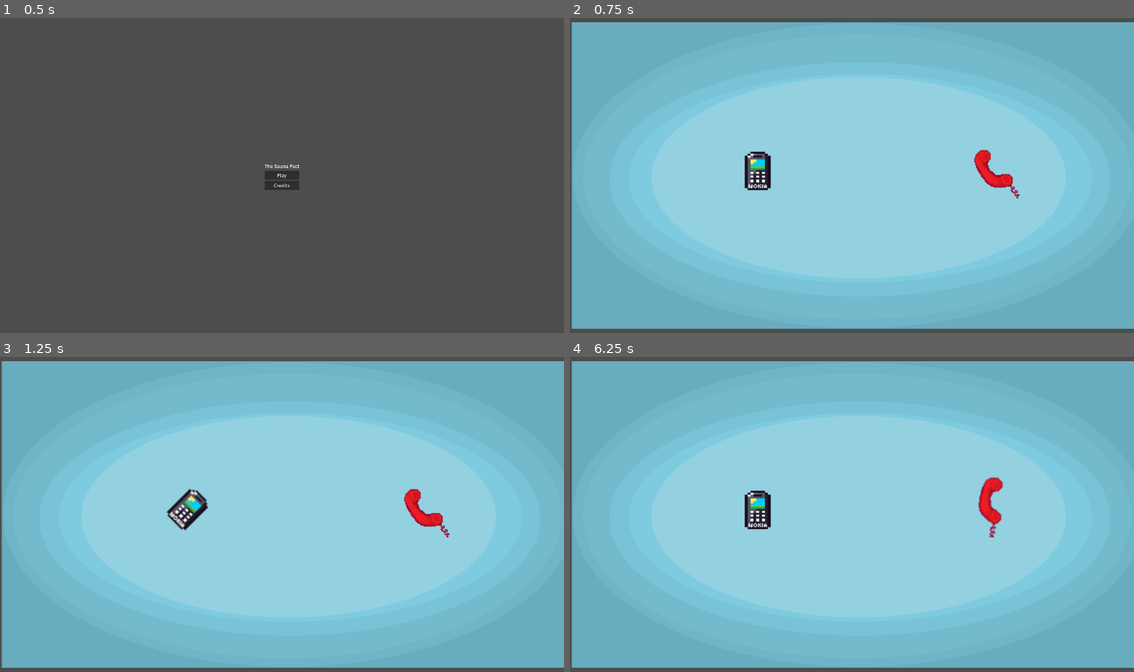
Above: before the commit, frames 1-4 (two rows, left to right).
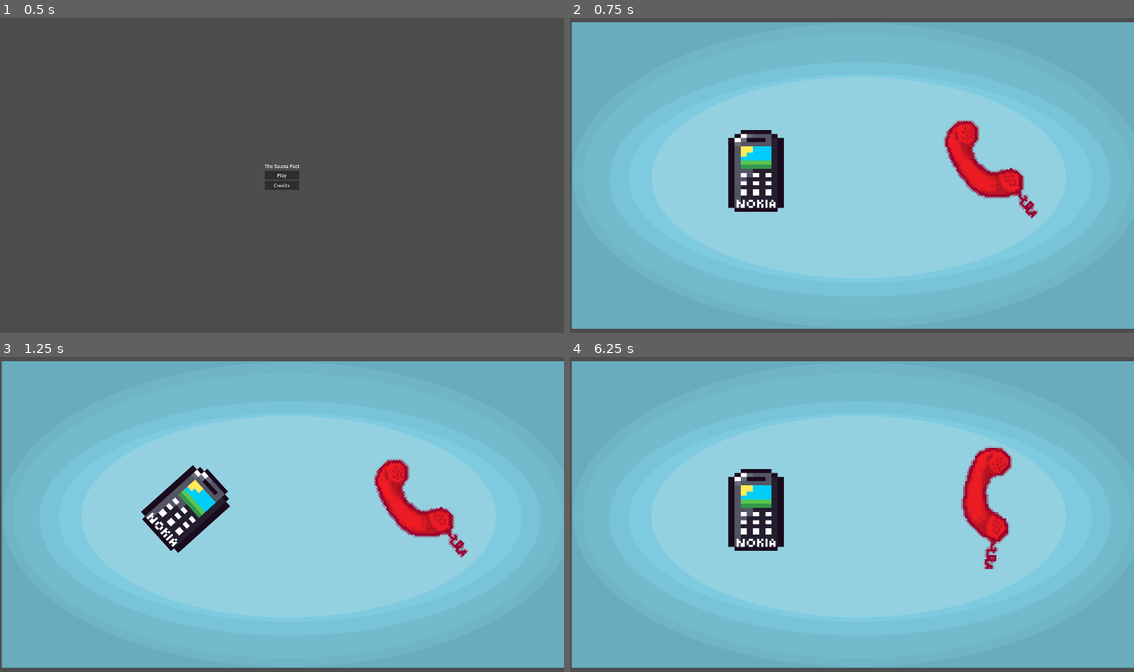
Above: after the commit, the same moments.

Repository: Orozon64/The-Sauna-Pact
Game: Godot game, scene res://scenes/main_menu.tscn
Two runs of this game, one before a commit and one after it. Both use one fixed random seed, a clock stepped at 60 frames per second and the inputs below.
Inputs:
- Up to frame 1 (0.5 s): no input
- Up to frame 2 (0.75 s): click "Play" at 0.5 s
- Up to frame 3 (1.25 s): no input
- Up to frame 4 (6.25 s): tap Enter (advance_dialogue) at 1.25, 2.85, 5 s; hold D (move_right) 1.28-2.03 s; tap E (item_interact) at 1.35, 2.3, 3.6, 5.1 s; tap Space at 1.52, 2, 2.27, 3.77, 4.52, 5.27, 5.75 s; tap F (item_interact_secondary, bound only after the commit) at 1.55, 2.1, 3.05, 4.35, 5.85 s; hold S (move_down) 2.03-2.78 s; hold D (move_right) 2.78-3.53 s; hold W (move_up) 3.53-4.28 s; hold A (move_left) 4.28-5.78 s; hold S (move_down) from 5.78 s (still down)

Frame 1 is identical in both runs. In frame 2, 4.2% of the frame differs, in the area x 28-84%, y 32-64%; in frame 3, 4.3%; in frame 4, 4.3%, in the area x 28-79%, y 28-68%.

Commit message:
made ending show after entering w/ both characters

Diff:
--- a/project.godot
+++ b/project.godot
@@ -77,6 +77,11 @@
 "events": [Object(InputEventKey,"resource_local_to_scene":false,"resource_name":"","device":0,"window_id":0,"alt_presse …(194 unchanged characters)…
 ]
 }
+item_interact_secondary={
+"deadzone": 0.2,
+"events": [Object(InputEventKey,"resource_local_to_scene":false,"resource_name":"","device":-1,"window_id":0,"alt_pressed":false,"shift_pressed":false,"ctrl_pressed":false,"meta_pressed":false,"pressed":false,"keycode":0,"physical_keycode":70,"key_label":0,"unicode":102,"location":0,"echo":false,"script":null)
+]
+}
 
 [layer_names]
 
--- a/scenes/casino_minigame.tscn
+++ b/scenes/casino_minigame.tscn
@@ -429,8 +429,8 @@
 
 [node name="HBoxContainer" type="HBoxContainer" parent="." unique_id=1859035571]
 layout_mode = 0
-offset_left = 960.0
-offset_right = 1152.0
+offset_left = 1723.0
+offset_right = 1915.0
 offset_bottom = 44.0
 
 [node name="TextureRect" type="TextureRect" parent="HBoxContainer" unique_id=1597697860]
--- a/scenes/finnish_map.tscn
+++ b/scenes/finnish_map.tscn
@@ -968,7 +968,21 @@
 [node name="BuildingSoundPlayer" type="AudioStreamPlayer2D" parent="." unique_id=690616198]
 stream = ExtResource("14_odkrj")
 
+[node name="Sauna" type="Area2D" parent="." unique_id=1002446500]
+visible = false
+position = Vector2(92, 826.99994)
+scale = Vector2(1.5215461, 1.5215461)
+
+[node name="SaunaSprite" type="Sprite2D" parent="Sauna" unique_id=1725709657]
+texture = ExtResource("12_odkrj")
+
+[node name="CollisionShape2D" type="CollisionShape2D" parent="Sauna" unique_id=153577862]
+scale = Vector2(1.0358453, 1.0104598)
+shape = SubResource("RectangleShape2D_xh0mk")
+disabled = true
+
 [node name="FirstLineDialogueWindow" parent="." unique_id=1013493677 instance=ExtResource("15_ykeo4")]
+visible = false
 offset_left = 104.0
 offset_top = 822.00006
 offset_right = 104.0
@@ -977,6 +991,7 @@
 scene_id = 3
 
 [node name="SecondLineDialogueWindow" parent="." unique_id=17191787 instance=ExtResource("15_ykeo4")]
+visible = false
 offset_left = 104.0
 offset_top = 822.0
 offset_right = 104.0
@@ -984,19 +999,6 @@
 scale = Vector2(0.225, 0.225)
 scene_id = 4
 
-[node name="Sauna" type="Area2D" parent="." unique_id=1002446500]
-visible = false
-position = Vector2(91.99997, 802)
-scale = Vector2(1.5215461, 1.5215461)
-
-[node name="SaunaSprite" type="Sprite2D" parent="Sauna" unique_id=1725709657]
-texture = ExtResource("12_odkrj")
-
-[node name="CollisionShape2D" type="CollisionShape2D" parent="Sauna" unique_id=153577862]
-scale = Vector2(1.0358453, 1.0104598)
-shape = SubResource("RectangleShape2D_xh0mk")
-disabled = true
-
 [node name="BGMusicPlayer" type="AudioStreamPlayer" parent="." unique_id=1277736680]
 stream = ExtResource("14_7qru2")
 autoplay = true
--- a/scenes/intro_scene.tscn
+++ b/scenes/intro_scene.tscn
@@ -1,22 +1,22 @@
 [gd_scene format=3 uid="uid://dy07kj4gdjrs0"]
 
 [ext_resource type="Script" uid="uid://c870svib6gnu3" path="res://scripts/intro_scene.gd" id="1_jkhwn"]
-[ext_resource type="Texture2D" uid="uid://bkc4tp8b07cto" path="res://images/sprites/PolskiPhone.png" id="2_0y5sa"]
-[ext_resource type="Texture2D" uid="uid://bk8ievc0l2eo3" path="res://images/sprites/PolskiPhoneCall.png" id="3_0f06d"]
-[ext_resource type="Texture2D" uid="uid://k7ptyfc5jhw8" path="res://images/sprites/FinFinPhone.png" id="3_gsw8x"]
+[ext_resource type="Texture2D" uid="uid://dbckevd0y46uq" path="res://images/sprites/TelefonPolakWiekszyBase.png" id="3_01j2m"]
+[ext_resource type="Texture2D" uid="uid://bm4y0w3dt5dm0" path="res://images/sprites/TelefonPolakWiekszy.png" id="3_8wqor"]
 [ext_resource type="AudioStream" uid="uid://8hhdrmd2mcd8" path="res://Sound Effects/NokiaCalling.mp3" id="4_jkhwn"]
-[ext_resource type="Texture2D" uid="uid://bx4uj47lkd8lc" path="res://images/sprites/FinFinPhoneCalling.png" id="5_01j2m"]
+[ext_resource type="Texture2D" uid="uid://bbt8un27g7aar" path="res://images/sprites/TelefonFinFin.png" id="5_0f06d"]
 [ext_resource type="AudioStream" uid="uid://uq2x6535k7fy" path="res://Sound Effects/PhoneCalling.mp3" id="5_tij55"]
+[ext_resource type="Texture2D" uid="uid://bye5sfdrvb6yc" path="res://images/sprites/TelefonFinFinObrocony.png" id="6_f164h"]
 [ext_resource type="Texture2D" uid="uid://ceuxdsv4l1ih4" path="res://images/sprites/TloDoGadania.png" id="8_01j2m"]
 
 [sub_resource type="SpriteFrames" id="SpriteFrames_gsw8x"]
 animations = [{
 "frames": [{
 "duration": 1.0,
-"texture": ExtResource("2_0y5sa")
+"texture": ExtResource("3_01j2m")
 }, {
 "duration": 1.0,
-"texture": ExtResource("3_0f06d")
+"texture": ExtResource("3_8wqor")
 }],
 "loop": true,
 "name": &"Ring",
@@ -27,10 +27,10 @@
 animations = [{
 "frames": [{
 "duration": 1.0,
-"texture": ExtResource("3_gsw8x")
+"texture": ExtResource("5_0f06d")
 }, {
 "duration": 1.0,
-"texture": ExtResource("5_01j2m")
+"texture": ExtResource("6_f164h")
 }],
 "loop": true,
 "name": &"Ring",
@@ -47,13 +47,13 @@
 
 [node name="PolishPhoneSprite" type="AnimatedSprite2D" parent="." unique_id=645759387]
 position = Vector2(1445, 510)
-scale = Vector2(3.267, 3.267)
+scale = Vector2(0.8326035, 0.8326035)
 sprite_frames = SubResource("SpriteFrames_gsw8x")
 animation = &"Ring"
 
 [node name="FinnishPhoneSprite" type="AnimatedSprite2D" parent="." unique_id=1506667193]
 position = Vector2(644, 522)
-scale = Vector2(3.2668557, 3.2668557)
+scale = Vector2(0.8757292, 0.8757292)
 sprite_frames = SubResource("SpriteFrames_jkhwn")
 animation = &"Ring"
 
--- a/scenes/planeFalling.tscn
+++ b/scenes/planeFalling.tscn
@@ -6,6 +6,7 @@
 [ext_resource type="Texture2D" uid="uid://bqv448h5corwr" path="res://images/sprites/planeCrash.png" id="3_beg4p"]
 [ext_resource type="Texture2D" uid="uid://cd7p5moas1vjy" path="res://images/sprites/PolakStands.png" id="5_nu7b8"]
 [ext_resource type="Texture2D" uid="uid://bn63j857chken" path="res://images/sprites/AnimacjaBudowania2.png" id="6_qp7mp"]
+[ext_resource type="AudioStream" uid="uid://22plo0g6g3gp" path="res://Sound Effects/SamolotBumBum.mp3" id="7_12ixx"]
 
 [node name="Node2D" type="Node2D" unique_id=474966126]
 script = ExtResource("1_beg4p")
@@ -35,3 +36,7 @@
 position = Vector2(799, 622)
 scale = Vector2(4.296875, 4.296875)
 texture = ExtResource("6_qp7mp")
+
+[node name="ExplosionSoundPlayer" type="AudioStreamPlayer2D" parent="." unique_id=1199471144]
+position = Vector2(768, 567)
+stream = ExtResource("7_12ixx")
--- a/scripts/dialogue_manager.gd
+++ b/scripts/dialogue_manager.gd
@@ -51,7 +51,8 @@
 	$AnswerAButton.pressed.connect(_on_player_select_answer_a)
 	$AnswerBButton.pressed.connect(_on_player_select_answer_b)
 	$AnswerCButton.pressed.connect(_on_player_select_answer_c)
-
+	if scene_id != 3 and scene_id != 4:
+		position = get_viewport_rect().get_center()
 	match scene_id: #i know this doesn't deal with the quiz, but that's handled below, dw
 		0:
 			next_scene = "tutorial"
--- a/scripts/plane_falling.gd
+++ b/scripts/plane_falling.gd
@@ -27,6 +27,7 @@
 		else:
 			crashed = true
 			$Explosion.visible = true
+			$ExplosionSoundPlayer.play()
 			$Plane.visible = false
 	else:
 		if cooldown == 0:
--- a/scripts/player.gd
+++ b/scripts/player.gd
@@ -32,27 +32,31 @@
 func _ready() -> void:
 
 	character_name = name.replace("Character", "")
+	print(character_name)
+	if character_name == "Finn" or character_name == "Pole": #for SOME reason, there appears to be a third node with this script and a weird name
 
-	var loaded_file = FileAccess.open("res://save_game.data", FileAccess.READ)
-	complete_save_data = loaded_file.get_var()
-	current_character_save_data = complete_save_data.get(character_name)
-	print(complete_save_data)
-	if current_character_save_data.get("last_item") == "":
-		position = $"../StartingPoint".position
+		var loaded_file = FileAccess.open("res://save_game.data", FileAccess.READ)
+		complete_save_data = loaded_file.get_var()
+		current_character_save_data = complete_save_data.get(character_name)
+		print(complete_save_data)
+		if current_character_save_data.get("last_item") == "":
+			position = $"../StartingPoint".position
+		else:
+			position = current_character_save_data.get("position")
+
+		last_item = current_character_save_data.get("last_item")
+		touched_item_name = last_item
+		if dev_mode:
+			money = 999
+		else:
+			money = current_character_save_data.get("money")
+		screen_size = get_viewport_rect().size
+		$Camera2D.set_limit(Side.SIDE_LEFT, 0)
+		$Camera2D.set_limit(Side.SIDE_RIGHT, int(screen_size.x))
+		$Camera2D.set_limit(Side.SIDE_TOP, 0)
+		$Camera2D.set_limit(Side.SIDE_BOTTOM, int(screen_size.y))
 	else:
-		position = current_character_save_data.get("position")
-
-	last_item = current_character_save_data.get("last_item")
-	touched_item_name = last_item
-	if dev_mode:
-		money = 999
-	else:
-		money = current_character_save_data.get("money")
-	screen_size = get_viewport_rect().size
-	$Camera2D.set_limit(Side.SIDE_LEFT, 0)
-	$Camera2D.set_limit(Side.SIDE_RIGHT, int(screen_size.x))
-	$Camera2D.set_limit(Side.SIDE_TOP, 0)
-	$Camera2D.set_limit(Side.SIDE_BOTTOM, int(screen_size.y))
+		queue_free()
 func save_game():
 	if get_parent().name != "CaveLevel":
 		var current_scene_save_data = {"position":position, "last_item":last_item, "money":money}
@@ -102,7 +106,8 @@
 
 	last_played_anim = 	$PlayerSprite.animation
 
-	if Input.is_action_just_pressed("item_interact"):
+	if Input.is_action_just_pressed("item_interact") and !is_secondary:
+		print(place_name)
 		match place_name:
 			"construction site":
 				print(touched_item_name)
@@ -132,6 +137,10 @@
 				queue_free()
 
 
+	if Input.is_action_just_pressed("item_interact_secondary") and is_secondary:
+		if place_name == "sauna":
+			enter_sauna.emit()
+			queue_free()
 func _on_item_picked_up(item_name): #this entire function feels very unoptimized, try to smmoothen it out
 	await get_tree().create_timer(0.5).timeout
 	touched_item_name = item_name
--- a/scripts/signal_manager.gd
+++ b/scripts/signal_manager.gd
@@ -6,7 +6,7 @@
 var player
 var play_ending = false
 var screen_size
-var num_of_players_in_sauna
+var num_of_players_in_sauna = 0
 # Called when the node enters the scene tree for the first time.
 func _ready() -> void:
 	screen_size = get_viewport_rect().size
@@ -76,8 +76,14 @@
 		$FirstLineDialogueWindow.show()
 		$FirstLineDialogueWindow.initiate()
 		$FinnCharacter.enter_sauna.connect(_on_player_enter_sauna)
+
+
 		var polish_player = preload("res://scenes/polish_player.tscn")
 		add_child(polish_player.instantiate())
+		$PoleCharacter.enter_sauna.connect(_on_player_enter_sauna)
+		var plane_crash = preload("res://scenes/polish_player.tscn")
+		add_child(plane_crash.instantiate())
+
 		$PoleCharacter.is_secondary = true
 
 
@@ -87,7 +93,7 @@
 		$FinnCharacter.ready_to_build = true
 		$FinnCharacter.build.connect(_on_player_begin_building)
 
-func _on_player_enter_sauna(args):
+func _on_player_enter_sauna():
 	num_of_players_in_sauna += 1
 	if num_of_players_in_sauna == 2:
 		get_tree().change_scene_to_file("res://scenes/ending.tscn")
@@ -108,7 +114,11 @@
 
 	$SecondLineDialogueWindow.show() #having them be 2 completely separate windows seems bad, i may change it later
 	$SecondLineDialogueWindow.initiate()
+	var pole = $PoleCharacter
 	$Sauna.body_entered.connect(player._on_enter_sauna)
+	$Sauna.body_entered.connect(pole._on_enter_sauna)
+	$Sauna.body_exited.connect(player._on_exit_place)
+	$Sauna.body_exited.connect(pole._on_exit_place)
 
 func place_item(item_name):
 	match item_name:
Not shown, added: images/sprites/TelefonFinFin.png.import
Not shown, added: images/sprites/TelefonFinFinObrocony.png.import
Not shown, added: images/sprites/TelefonPolakWiekszy.png.import
Binary file added: images/sprites/TelefonPolakWiekszyBase.png
Not shown, added: images/sprites/TelefonPolakWiekszyBase.png.import
Not shown: 1 places in scenes/planeFalling.tscn that only renumber resources
Not shown, changed: TODO.md
Not shown, changed: save_game.data
